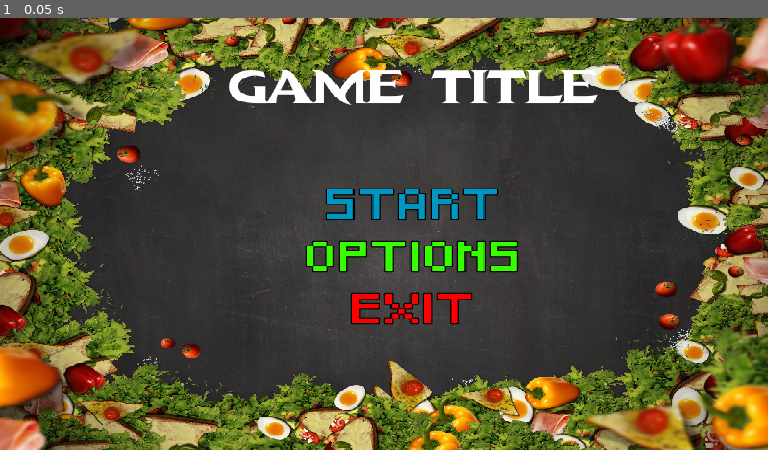
Above: before the commit, frame 1.
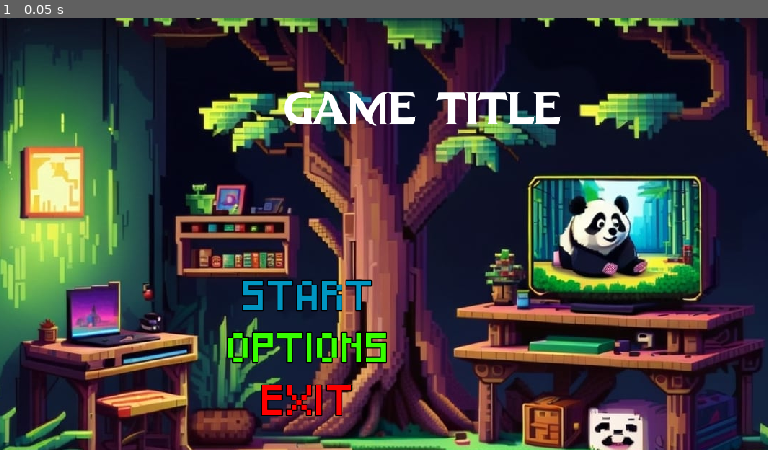
Above: after the commit, the same moment.

Repository: GMDiegoLima/PixelGameJam
Game: Godot game, scene res://Levels/menu.tscn
The game is run twice, just before and just after one commit, with the same random seed, the same clock (stepped at 60 frames per second) and the same inputs.
Inputs:
- Up to frame 1 (0.05 s): no input

The runs differ from the first frame. In frame 1, 97% of the frame differs, in the area x 0-100%, y 0-100%.

Commit message:
small changes
cursor and background change

Diff:
--- a/Levels/menu.tscn
+++ b/Levels/menu.tscn
@@ -1,20 +1,29 @@
 [gd_scene load_steps=4 format=3 uid="uid://cavb3qwy08dpc"]
 
-[ext_resource type="Texture2D" uid="uid://csipfc4oi5bv2" path="res://Assets/UI/background.png" id="1_r763d"]
+[ext_resource type="Texture2D" uid="uid://co10hhditgtny" path="res://Assets/background.jpg" id="1_em2td"]
 [ext_resource type="FontFile" uid="uid://c10a6yw2inefn" path="res://Fonts/DragonHunter-9Ynxj.otf" id="2_5lu0n"]
 [ext_resource type="FontFile" uid="uid://ctulr7v2sx45b" path="res://Fonts/Pixeled.ttf" id="3_ql3w4"]
 
 [node name="Menu" type="CanvasLayer"]
-scale = Vector2(0.961, 0.721)
-transform = Transform2D(0.961, 0, 0, 0.721, 0, 0)
 
 [node name="TextureRect" type="TextureRect" parent="."]
 texture_filter = 1
-offset_right = 800.0
-offset_bottom = 600.0
-size_flags_horizontal = 0
-size_flags_vertical = 0
-texture = ExtResource("1_r763d")
+anchors_preset = -1
+anchor_left = -0.25
+anchor_top = -0.388889
+anchor_right = 1.25
+anchor_bottom = 1.38889
+offset_left = 178.0
+offset_top = 129.0
+offset_right = 178.0
+offset_bottom = 129.0
+grow_horizontal = 2
+grow_vertical = 2
+scale = Vector2(0.721, 0.721)
+size_flags_horizontal = 4
+size_flags_vertical = 4
+texture = ExtResource("1_em2td")
+metadata/_edit_use_anchors_ = true
 
 [node name="MarginContainer" type="MarginContainer" parent="TextureRect"]
 layout_mode = 1
@@ -41,13 +50,22 @@
 horizontal_alignment = 1
 vertical_alignment = 1
 
-[node name="BoxContainer" type="BoxContainer" parent="TextureRect/MarginContainer"]
+[node name="HBoxContainer" type="HBoxContainer" parent="TextureRect/MarginContainer"]
 layout_mode = 2
-size_flags_vertical = 4
+
+[node name="MarginContainer" type="MarginContainer" parent="TextureRect/MarginContainer/HBoxContainer"]
+custom_minimum_size = Vector2(65, 10)
+layout_mode = 2
+size_flags_horizontal = 4
+
+[node name="BoxContainer" type="BoxContainer" parent="TextureRect/MarginContainer/HBoxContainer"]
+layout_mode = 2
+size_flags_horizontal = 0
+size_flags_vertical = 8
 theme_override_constants/separation = -22
 vertical = true
 
-[node name="Start" type="Label" parent="TextureRect/MarginContainer/BoxContainer"]
+[node name="Start" type="Label" parent="TextureRect/MarginContainer/HBoxContainer/BoxContainer"]
 layout_mode = 2
 size_flags_horizontal = 4
 theme_override_colors/font_color = Color(4.42803e-06, 0.5874, 0.762148, 1)
@@ -59,7 +77,7 @@
 horizontal_alignment = 1
 vertical_alignment = 1
 
-[node name="Options" type="Label" parent="TextureRect/MarginContainer/BoxContainer"]
+[node name="Options" type="Label" parent="TextureRect/MarginContainer/HBoxContainer/BoxContainer"]
 layout_mode = 2
 size_flags_horizontal = 4
 theme_override_colors/font_color = Color(0.216534, 1, 0, 1)
@@ -71,7 +89,7 @@
 horizontal_alignment = 1
 vertical_alignment = 1
 
-[node name="Exit" type="Label" parent="TextureRect/MarginContainer/BoxContainer"]
+[node name="Exit" type="Label" parent="TextureRect/MarginContainer/HBoxContainer/BoxContainer"]
 layout_mode = 2
 size_flags_horizontal = 4
 theme_override_colors/font_color = Color(1, 0, 0, 1)
@@ -82,3 +100,7 @@
 text = "EXIT"
 horizontal_alignment = 1
 vertical_alignment = 1
+
+[node name="MarginContainer" type="MarginContainer" parent="TextureRect/MarginContainer/HBoxContainer/BoxContainer"]
+custom_minimum_size = Vector2(10, 60)
+layout_mode = 2
--- a/project.godot
+++ b/project.godot
@@ -23,6 +23,8 @@
 window/size/resizable=false
 window/stretch/mode="canvas_items"
 window/stretch/scale_mode="integer"
+mouse_cursor/custom_image="res://Assets/cursor.png"
+mouse_cursor/custom_image_hotspot=Vector2(16, 16)
 
 [file_customization]
 
Binary file removed: Assets/UI/background.png
Binary file added: Assets/background.jpg
Not shown, changed: Assets/background.jpg.import
Binary file added: Assets/cursor.png
Not shown, added: Assets/cursor.png.import
